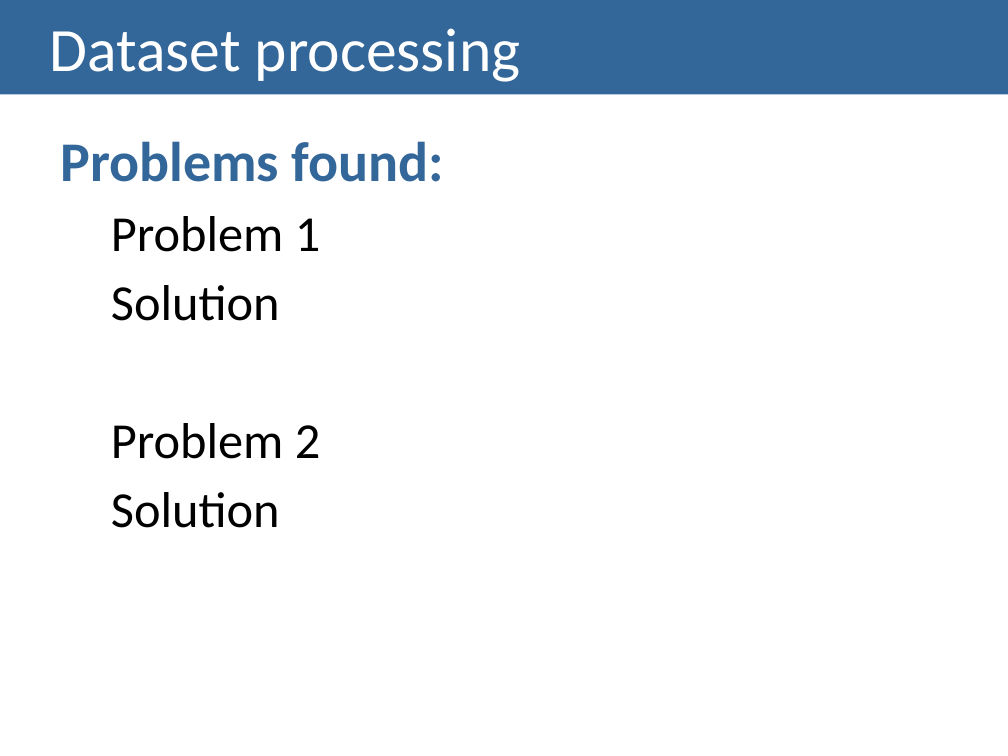
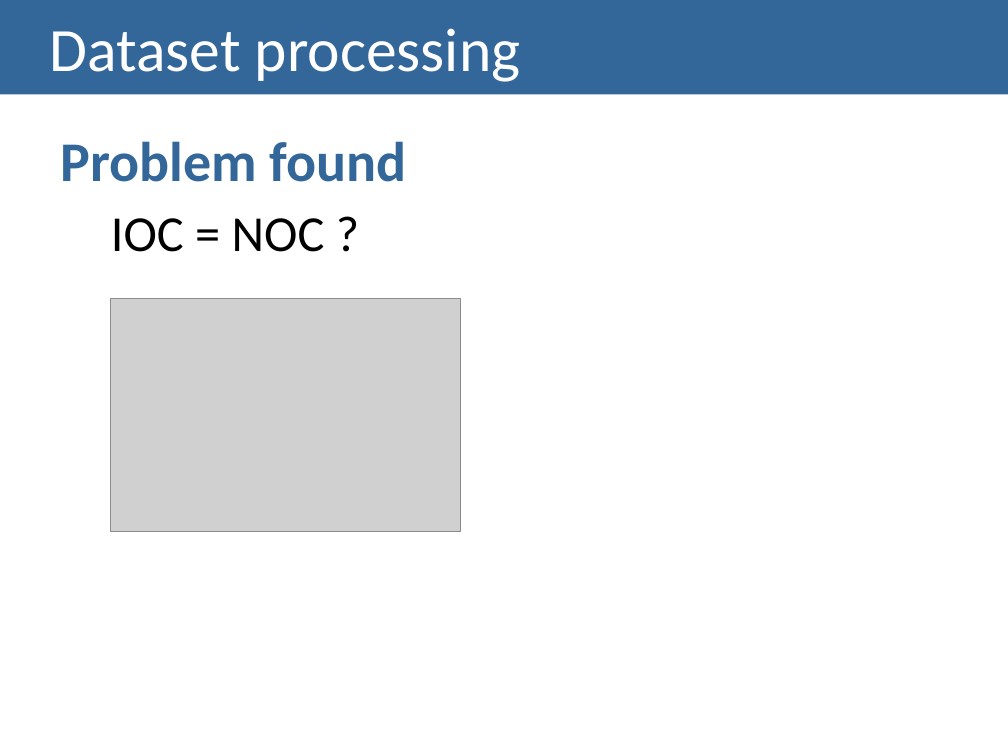
Before and after one commit to carboned4/V_I_2015_1, a slide deck: slide 26 of checkpoint2/G01A - Checkpoint2 Presentation.pptx (slide 23 before the commit). Drawn at 1008x756 pixels with LibreOffice and Linux fonts; fonts in the diff are those of the drawing; grey boxes stand for pictures. Boxes give left, top, right and bottom in pixels: in the first picture for what was removed or moved away, otherwise in the second. Text is boxed around its words. In the diff, an @@ line names an element or a change of style, - is before the commit and + after.

Commit message:
PPT update

```diff
--- a/checkpoint2/G01A - Checkpoint2 Presentation.pptx
+++ b/checkpoint2/G01A - Checkpoint2 Presentation.pptx
@@ text at (60,141,407,252): text changed; size 36 to 40 pt; text colour #000000 to #336699; bold on @@
-Problems found:
-  Problem 1
-  Solution
-  Problem 2
-  Solution
+Problem found
+  IOC = NOC ?
@@ picture added at (111,298,460,531) @@
```
Also in this commit, not shown: 1 other slide changed, 9 slides added, 1 slide removed.
